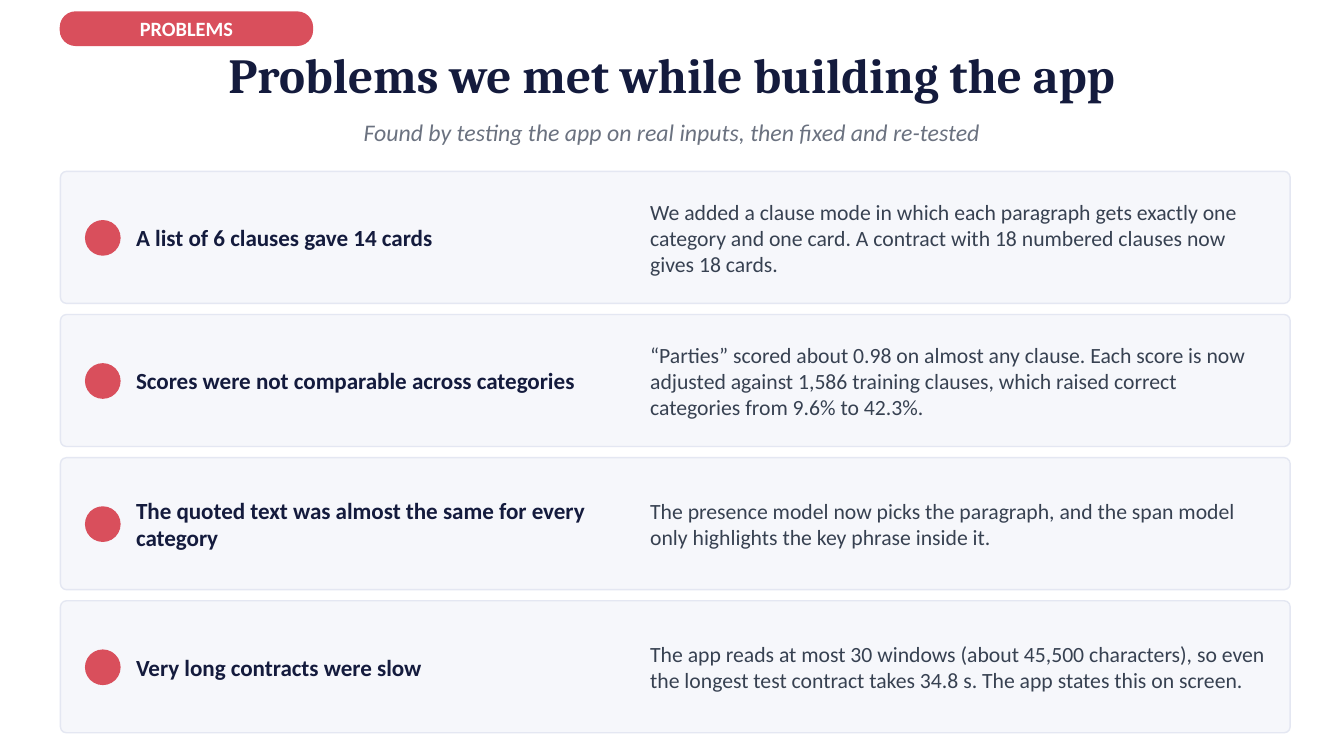
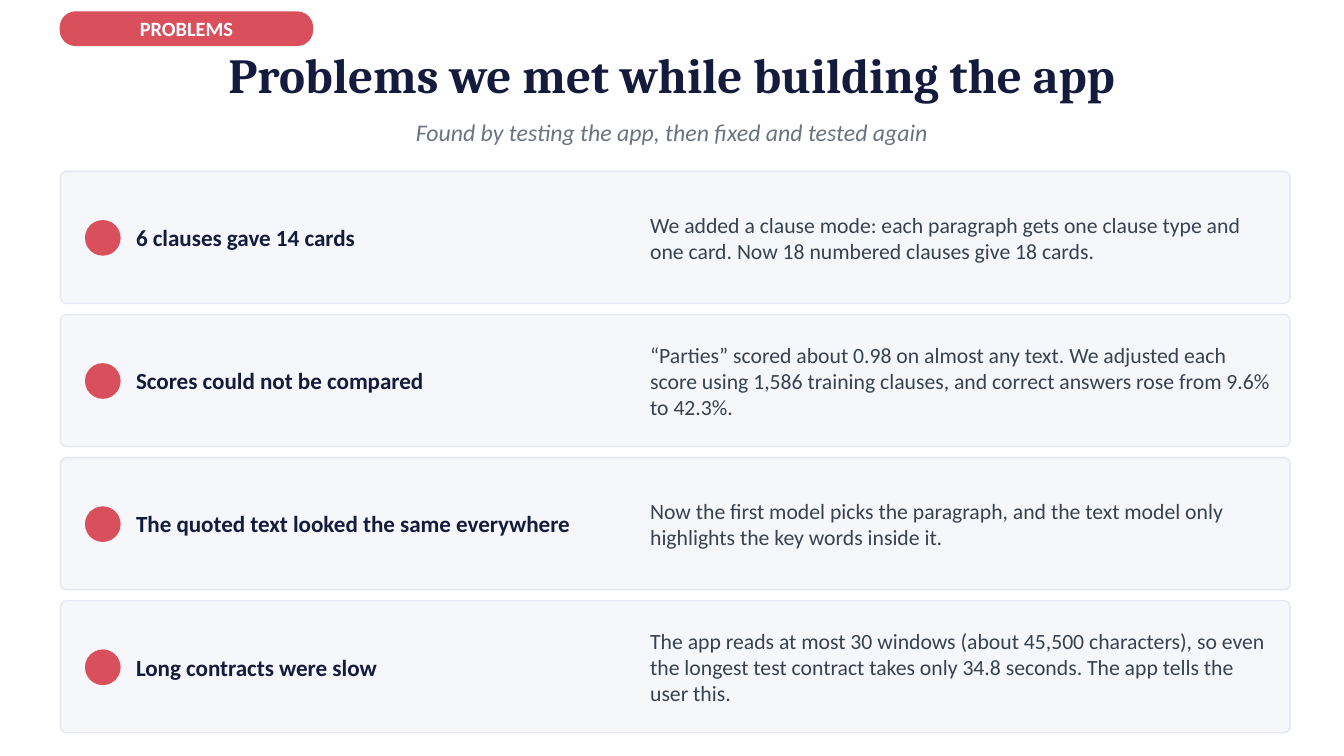
Before and after one commit to afnanmz168/clausify-p3, a slide deck: slide 10 of P25301051-p3-presentation-15-slides.pptx. Drawn at 1344x756 pixels with LibreOffice and Linux fonts; fonts in the diff are those of the drawing. Boxes give left, top, right and bottom in pixels: in the first picture for what was removed or moved away, otherwise in the second. Text is boxed around its words. In the diff, an @@ line names an element or a change of style, - is before the commit and + after.

```diff
--- a/P25301051-p3-presentation-15-slides.pptx
+++ b/P25301051-p3-presentation-15-slides.pptx
@@ text at [416,124,927,145]: text changed @@
-Found by testing the app on real inputs, then fixed and re-tested
+Found by testing the app, then fixed and tested again
@@ text at [136,229,355,250]: text changed @@
-A list of 6 clauses gave 14 cards
+6 clauses gave 14 cards
@@ text at [650,218,1240,263]: text changed @@
-We added a clause mode in which each paragraph gets exactly one category and one card. A contract with 18 numbered clauses now gives 18 cards.
+We added a clause mode: each paragraph gets one clause type and one card. Now 18 numbered clauses give 18 cards.
@@ text at [650,347,1269,415]: text changed @@
-“Parties” scored about 0.98 on almost any clause. Each score is now adjusted against 1,586 training clauses, which raised correct categories from 9.6% to 42.3%.
+“Parties” scored about 0.98 on almost any text. We adjusted each score using 1,586 training clauses, and correct answers rose from 9.6% to 42.3%.
@@ text at [136,372,423,393]: text changed @@
-Scores were not comparable across categories
+Scores could not be compared
@@ text at [650,504,1223,549]: text changed @@
-The presence model now picks the paragraph, and the span model only highlights the key phrase inside it.
+Now the first model picks the paragraph, and the text model only highlights the key words inside it.
@@ text at [136,515,570,536]: text changed @@
-The quoted text was almost the same for every category
+The quoted text looked the same everywhere
@@ text at [136,659,376,680]: text changed @@
-Very long contracts were slow
+Long contracts were slow
@@ text at [650,633,1264,701]: text changed @@
-The app reads at most 30 windows (about 45,500 characters), so even the longest test contract takes 34.8 s. The app states this on screen.
+The app reads at most 30 windows (about 45,500 characters), so even the longest test contract takes only 34.8 seconds. The app tells the user this.
```
Also in this commit, not shown: 13 other slides changed.
